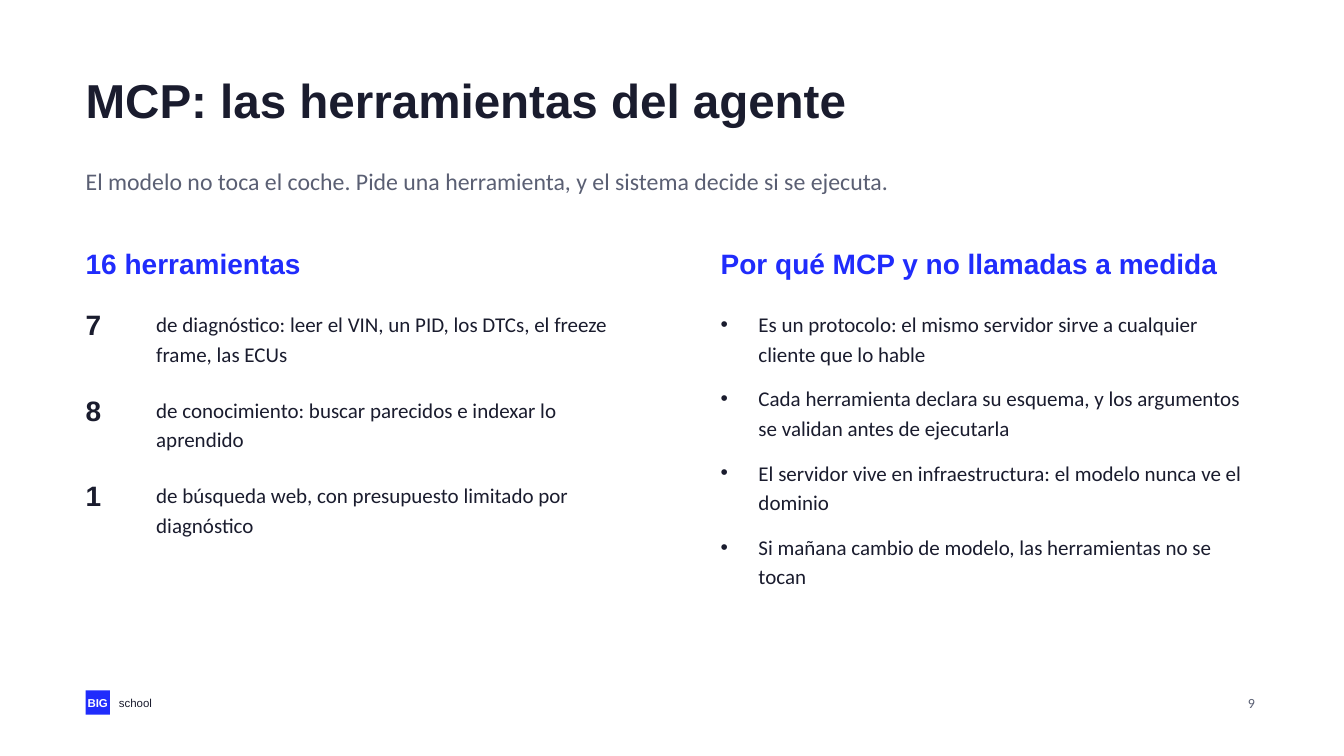
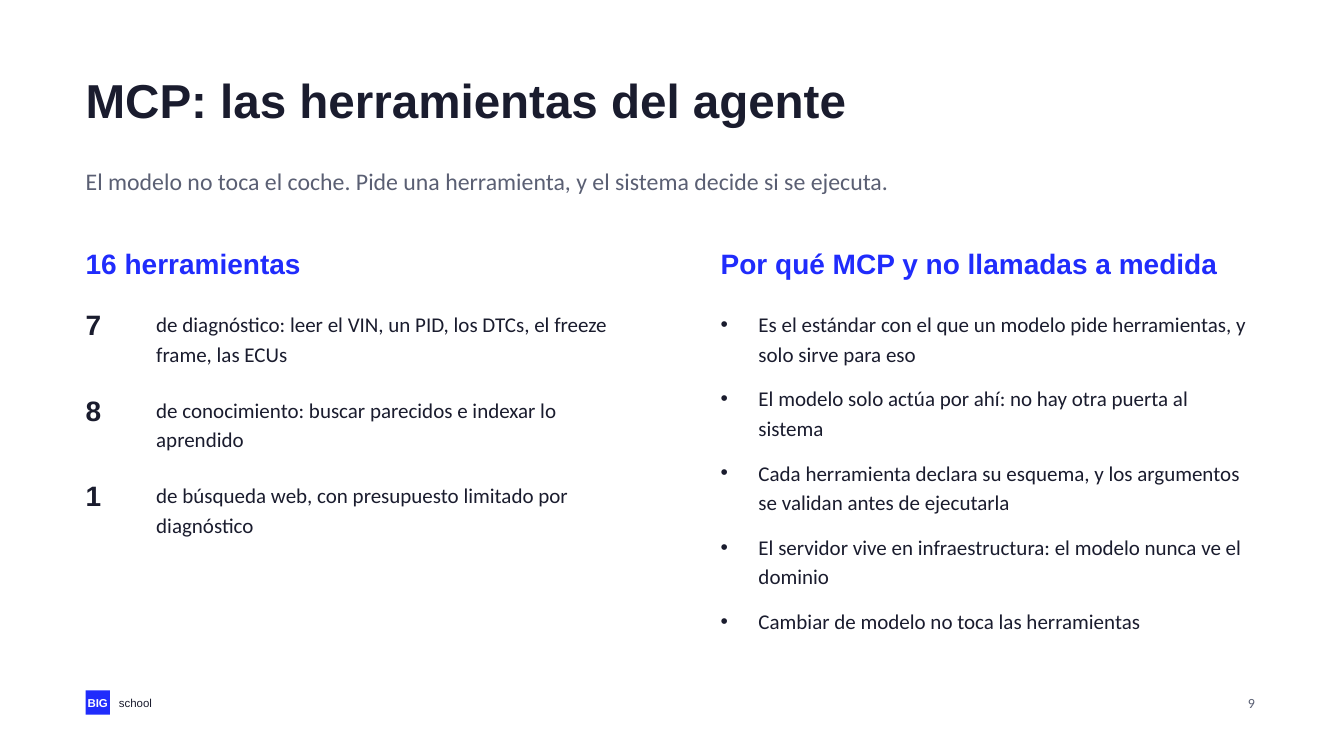
Before and after one commit to NovilloQuinta/intelligent-automotive-diagnostics, a slide deck: slide 9 of docs/presentacion/tfm-intelligent-automotive-diagnostics.pptx. Drawn at 1344x756 pixels with LibreOffice and Linux fonts; fonts in the diff are those of the drawing. Boxes give left, top, right and bottom in pixels: in the first picture for what was removed or moved away, otherwise in the second. Text is boxed around its words. In the diff, an @@ line names an element or a change of style, - is before the commit and + after.

Commit message:
docs(tfm): el MCP acota lo que el modelo puede hacer

```diff
--- a/docs/presentacion/tfm-intelligent-automotive-diagnostics.pptx
+++ b/docs/presentacion/tfm-intelligent-automotive-diagnostics.pptx
@@ text at (x1=758, y1=317, x2=1245, y2=436): text changed @@
-• Es un protocolo: el mismo servidor sirve a cualquier cliente que lo hable
+• Es el estándar con el que un modelo pide herramientas, y solo sirve para eso
+• El modelo solo actúa por ahí: no hay otra puerta al sistema
@@ text at (x1=758, y1=614, x2=1140, y2=629): text changed @@
-• Si mañana cambio de modelo, las herramientas no se tocan
+• Cambiar de modelo no toca las herramientas
```
Also in this commit, not shown: 2 other files.
